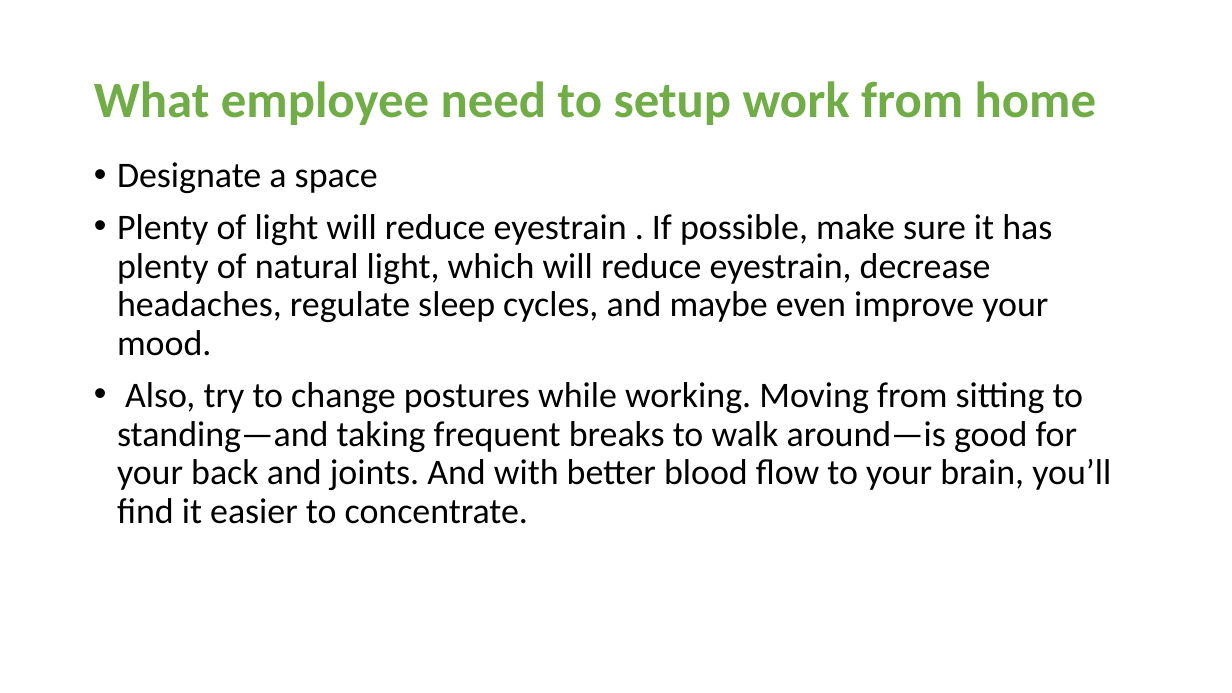
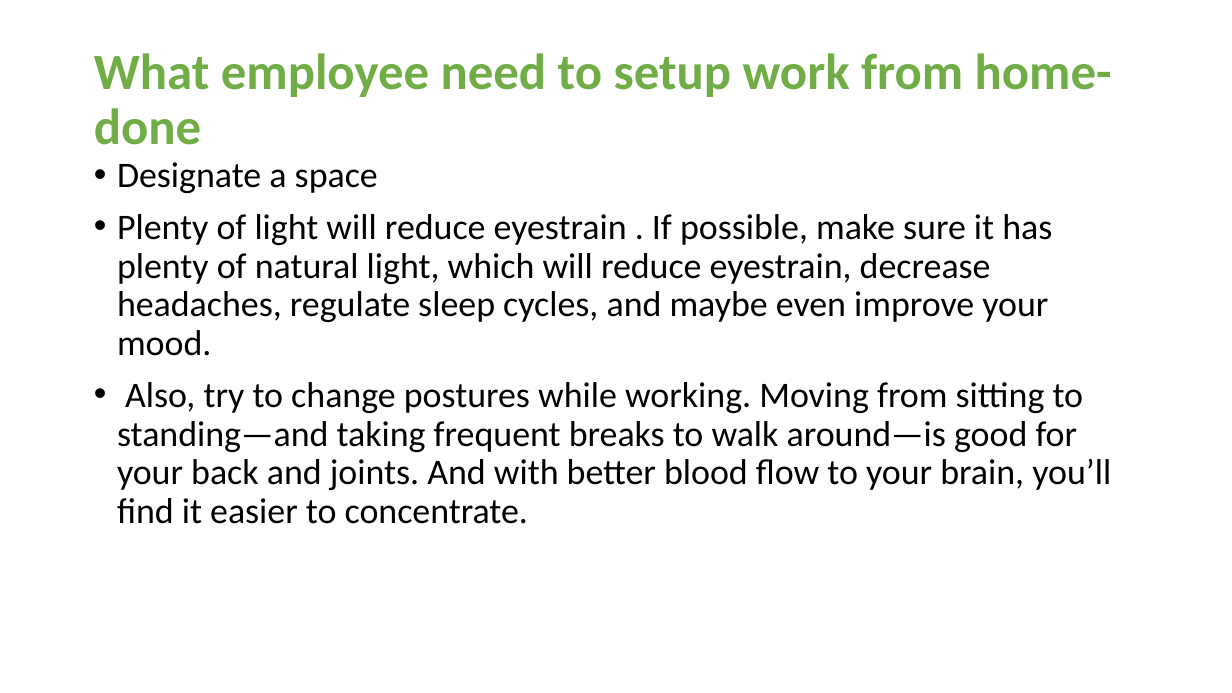
Before and after one commit to firoz5674/Lala-project, a slide deck: slide 4 of KLOUD DESK final.pptx. Drawn at 1232x693 pixels with LibreOffice and Linux fonts; fonts in the diff are those of the drawing. Boxes give left, top, right and bottom in pixels: in the first picture for what was removed or moved away, otherwise in the second. Text is boxed around its words. In the diff, an @@ line names an element or a change of style, - is before the commit and + after.

```diff
--- a/KLOUD DESK final.pptx
+++ b/KLOUD DESK final.pptx
@@ title at (94,53,1112,145): text changed @@
-What employee need to setup work from home
+What employee need to setup work from home- done
```
Also in this commit, not shown: 2 other slides changed, 2 other files.
